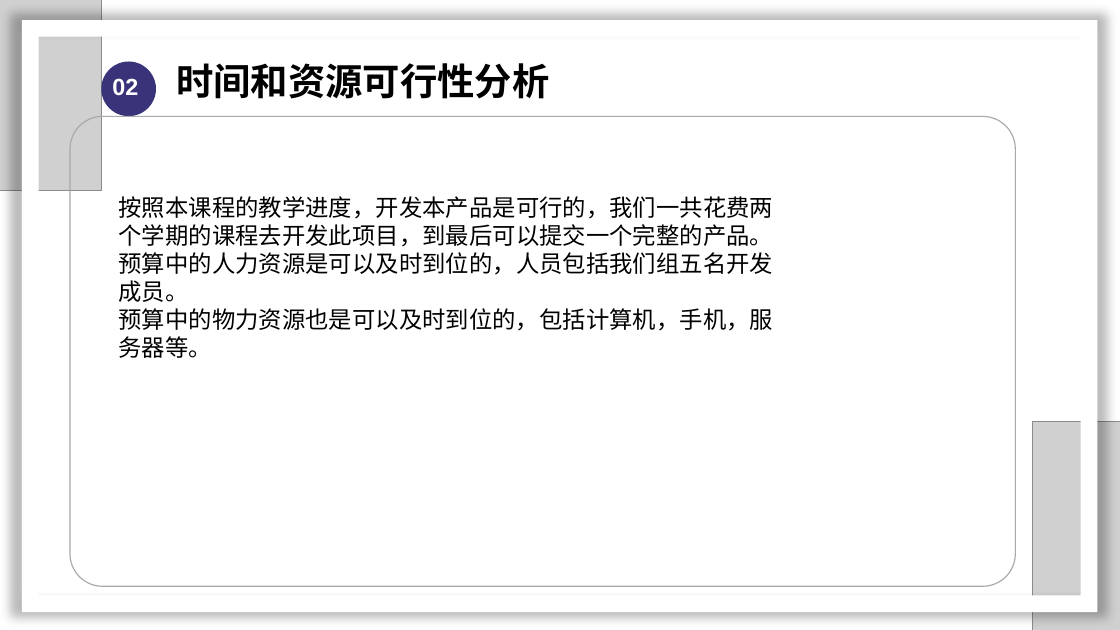
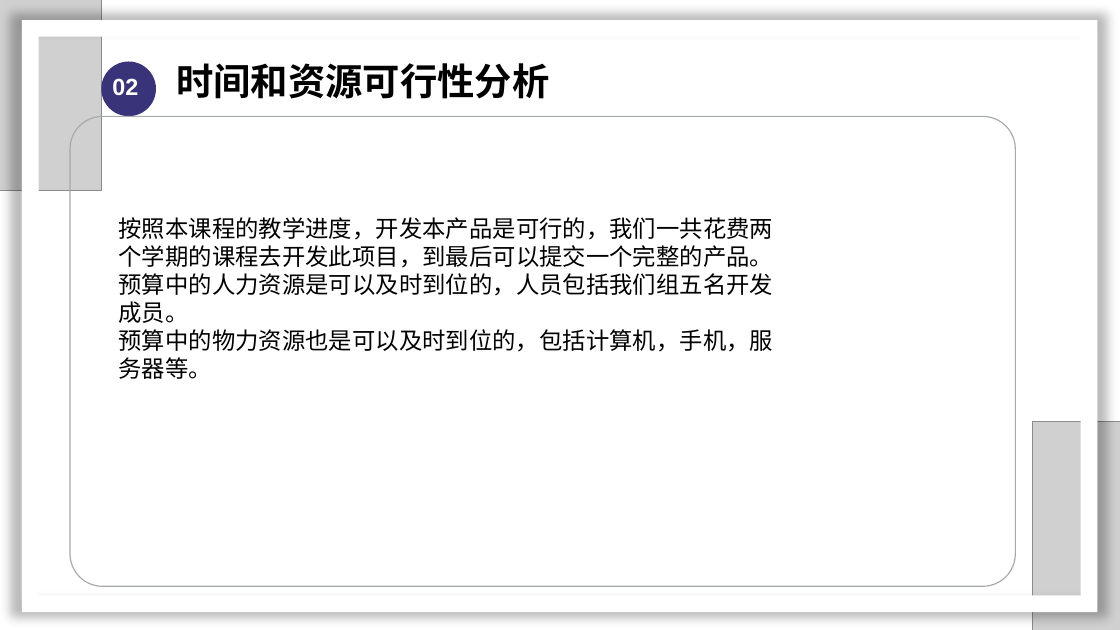
Before and after one commit to SarielX98/PRD2018G14, a slide deck: slide 22 of 受控文档/PPT/软件需求工程审核PPT.pptx. Drawn at 1120x630 pixels with LibreOffice and Linux fonts; fonts in the diff are those of the drawing; grey boxes stand for pictures; background and template pictures are left out. Boxes give left, top, right and bottom in pixels: in the first picture for what was removed or moved away, otherwise in the second. Text is boxed around its words. In the diff, an @@ line names an element or a change of style, - is before the commit and + after.

```diff
--- a/受控文档/PPT/软件需求工程审核PPT.pptx
+++ b/受控文档/PPT/软件需求工程审核PPT.pptx
@@ text "按照本课程的教学进度，开发本产品是可行的，我们一共花费两个学期的课程去开发此项目，到最后可以提交一个完整的产品。" moved from (x1=119, y1=196, x2=774, y2=358) to (x1=119, y1=217, x2=774, y2=379) @@
```
Also in this commit, not shown: 11 other slides changed, 4 slides added.
